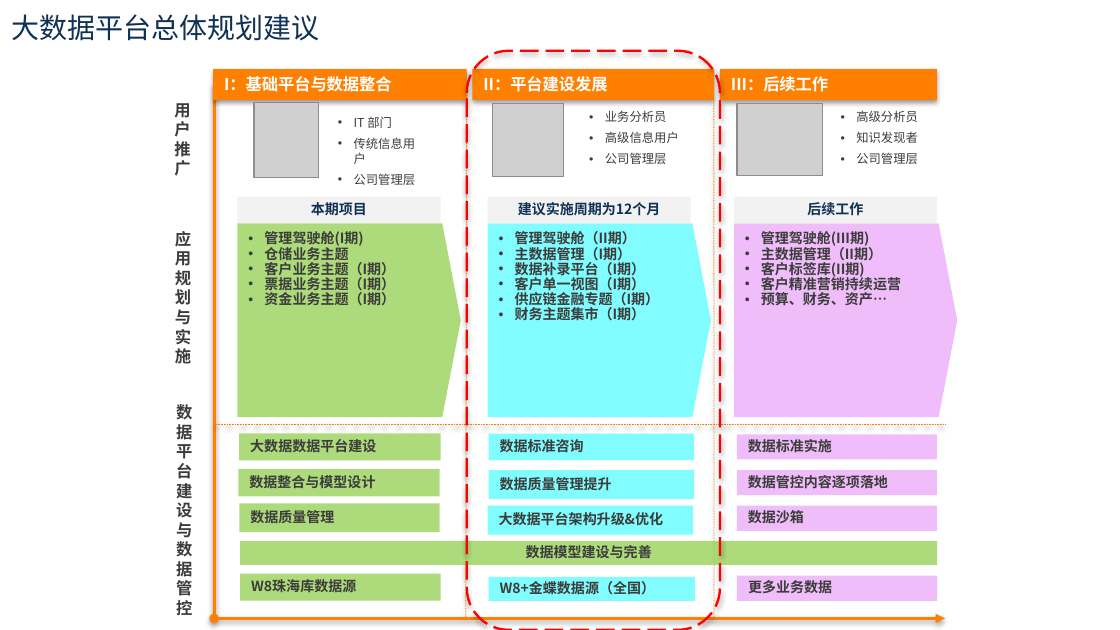
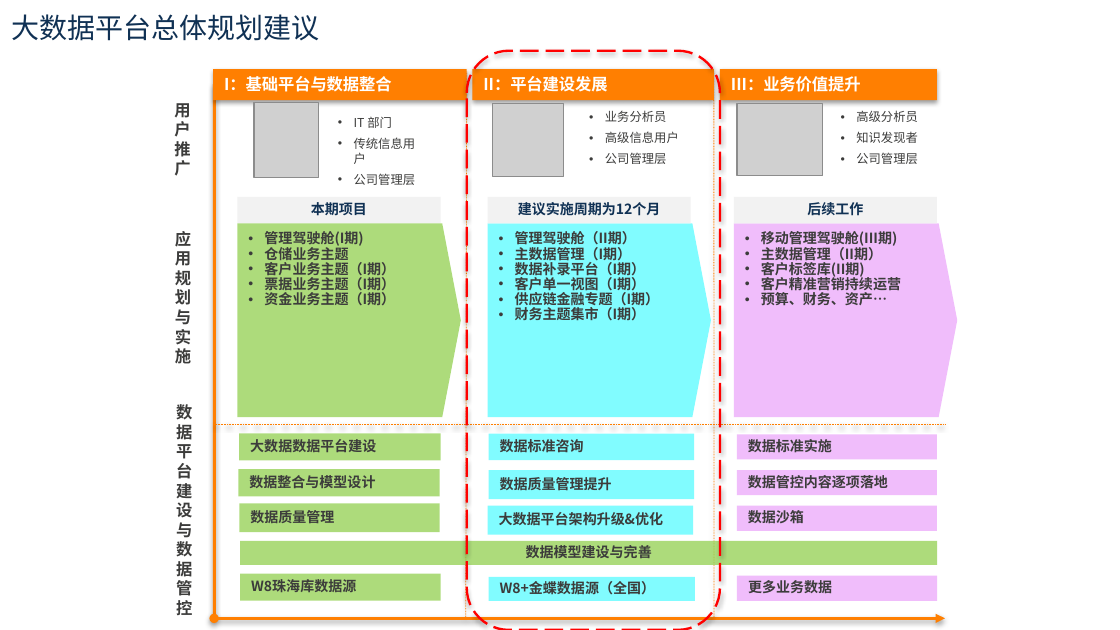
Before and after one commit to yaoran2000/MyWork, a slide deck: slide 23 of HJDX/恒基达鑫大数据平台二期项目规划建议.pptx. Drawn at 1120x630 pixels with LibreOffice and Linux fonts; fonts in the diff are those of the drawing; grey boxes stand for pictures. Boxes give left, top, right and bottom in pixels: in the first picture for what was removed or moved away, otherwise in the second. Text is boxed around its words. In the diff, an @@ line names an element or a change of style, - is before the commit and + after.

Commit message:
业务价值与行业案例

```diff
--- a/HJDX/恒基达鑫大数据平台二期项目规划建议.pptx
+++ b/HJDX/恒基达鑫大数据平台二期项目规划建议.pptx
@@ text in rectangle at [731, 76, 861, 92]: text changed @@
-III：后续工作
+III：业务价值提升
@@ text in pentagon arrow at [761, 231, 897, 248]: text changed @@
-• 管理驾驶舱(III期)
+• 移动管理驾驶舱(III期)
```
Also in this commit, not shown: 2 other slides changed, 2 other files.
